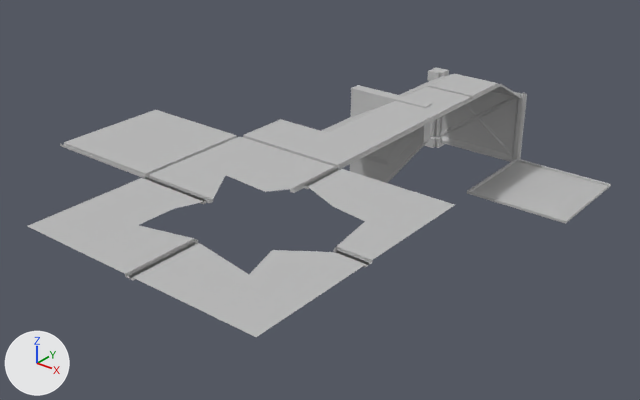
One commit to the FBX model GAM130Prototype/Assets/4 Play/Models/Lab/Structure.fbx: the scene before it, then after it.
Rendered twice from a camera (50 mm lens) standing at (2.66, -7.79, 3.61) and looking at (-1.52, -2.57, 0.37). Every picture has the same lights, and +X, +Y and +Z are marked at lower left. Where no turn or scale is listed for an object, it has been applied to the vertices. Vertices at the same position are counted once.

Objects in the first picture: 'Ceiling_Basic', 'Ceiling_Broken', 'Ceiling_Corner', 'Ceiling_Corner_L', 'Ceiling_Strait', 'Floor_Tile', 'Wall_Base', 'Wall_Thic', 'Wall_Trim'.
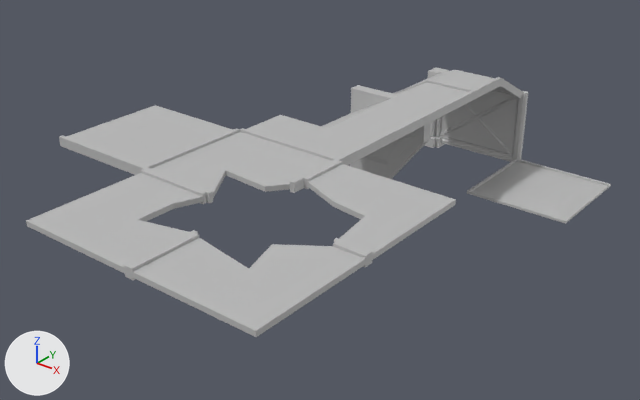
Where the newer file only moved an object's origin or applied its transform, the numbers keep the older frame.

Pixel boxes [x1, y1, x2, y2] of what changed, in the pictures (640 x 400 px):
'Ceiling_Broken', reshaped: before [28, 137, 454, 337]; after [26, 132, 456, 337]
'Ceiling_Basic', reshaped: before [60, 110, 237, 179]; after [59, 105, 240, 175]
'Ceiling_Corner_L', reshaped: before [243, 116, 413, 170]; after [240, 112, 413, 165]
'Ceiling_Corner', reshaped (8% wider, 15% taller): before [400, 74, 521, 100]; after [392, 70, 523, 100]
'Wall_Trim', rescaled (6% wider): before [512, 93, 527, 162]; after [512, 91, 528, 161]
part 1 of me_mesh_004, added: after [240, 112, 413, 165]
part 2 of me_mesh, built on: before [129, 168, 369, 279]; after [26, 132, 456, 337]
part 3 of me_mesh_002, added: after [392, 70, 523, 98]
part 4 of me_mesh_003, added: after [59, 105, 240, 174]

Edits to the bpy script that builds the scene:
```text
Change me_mesh_003:
    used by ob_ceiling_basic; location = (-3.0, -3.0, 0.686)
    remove me_mesh_003.from_pydata(...)  # 13 vertices, 8 faces; spans x 0.0..1.0, y -1.0..0.0, z 0.252..0.271
    add me_mesh_003.from_pydata(...)  # 26 vertices, 26 faces; spans x 0.0..1.0, y -1.0..0.0, z 0.252..0.331
    me_mesh_003 part 4
    2 vertices are added at (0.965, -0.965, 0.311), (0.965, -0.965, 0.331)
    6 new vertices lie (0.0, 0.0, 0.04) away from vertices in x 0.0..1.0, y -1.0..0.0, z 0.271
    5 new vertices lie (0.0, 0.0, 0.02) away from vertices in x 0.0..1.0, y -1.0..0.0, z 0.311
    18 new faces join them
Change me_mesh_004:
    used by ob_ceiling_corner_l; location = (-2.0, -2.0, 0.686)
    remove me_mesh_004.from_pydata(...)  # 16 vertices, 10 faces; spans x 0.0..1.0, y -1.0..0.0, z 0.0..0.271
    add me_mesh_004.from_pydata(...)  # 32 vertices, 32 faces; spans x 0.0..1.0, y -1.0..0.0, z 0.0..0.331
    me_mesh_004 part 1
    3 vertices are added at (0.965, -0.965, 0.311), (0.965, -0.965, 0.331), (0.5, -0.5, 0.311)
    8 new vertices lie (0.0, 0.0, 0.04) away from vertices in x 0.0..1.0, y -1.0..0.0, z 0.0..0.271
    5 new vertices lie (0.0, 0.0, 0.02) away from vertices in x 0.0..1.0, y -1.0..0.0, z 0.311
    22 new faces join them
Change me_mesh:
    used by ob_ceiling_broken; location = (-2.0, -3.0, 0.957)
    remove me_mesh.from_pydata(...)  # 72 vertices, 55 faces; spans x 0.0..2.0, y -2.0..0.0, z -0.02..0.0
    add me_mesh.from_pydata(...)  # 136 vertices, 158 faces; spans x 0.0..2.0, y -2.0..0.0, z -0.02..0.06
    me_mesh part 2: 4 vertices removed from x 0.0..2.0, y -2.0..0.0, z 0.0; 68 vertices added at x 0.0..2.0, y -2.0..0.0, z 0.04..0.06
Change me_mesh_002:
    used by ob_ceiling_corner; location = (-2.0, 0.0, 0.686)
    remove me_mesh_002.from_pydata(...)  # 26 vertices, 20 faces; spans x 0.0..1.0, y -1.0..0.0, z -0.017..0.271
    add me_mesh_002.from_pydata(...)  # 52 vertices, 50 faces; spans x 0.0..1.0, y -1.0..0.0, z -0.017..0.331
    me_mesh_002 part 3
    16 vertices are added at x 0.009..1.0, y -1.0..-0.009, z 0.062..0.331
    10 new vertices lie (0.0, 0.0, 0.04) away from vertices in x 0.0..1.0, y -1.0..0.0, z 0.0..0.271
    30 new faces join them
Change ob_wall_trim:
    ob_wall_trim.scale: (0.0833, 0.752, 0.0833) -> (0.01, 0.01, 0.01)
```
